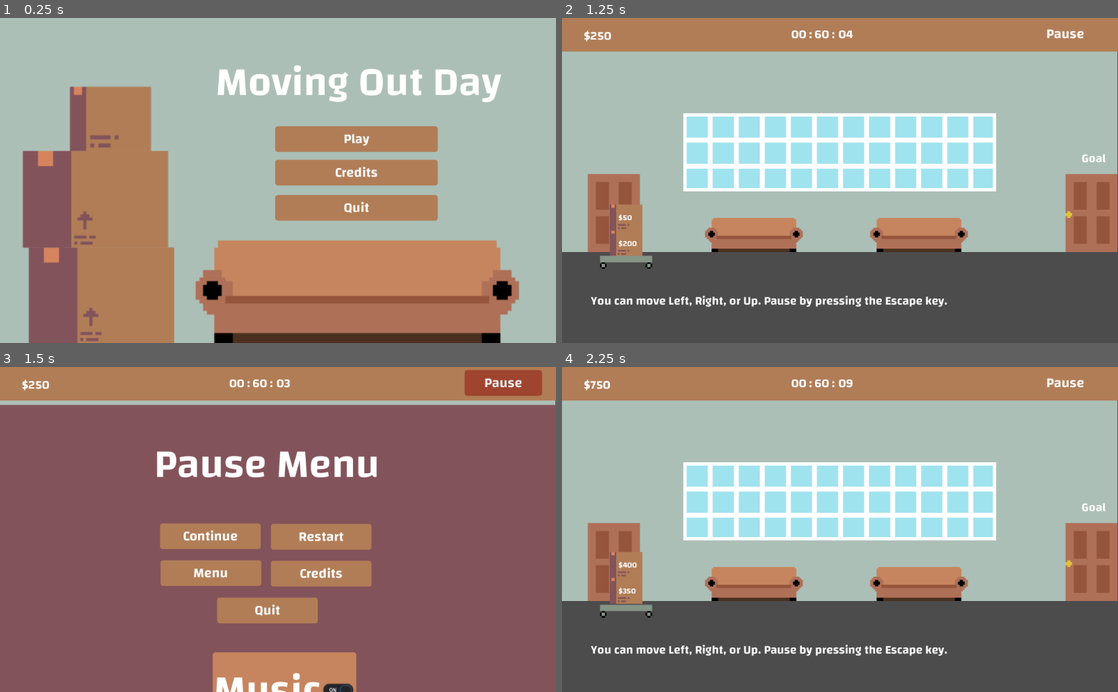
Above: before the commit, frames 1-4 (two rows, left to right).
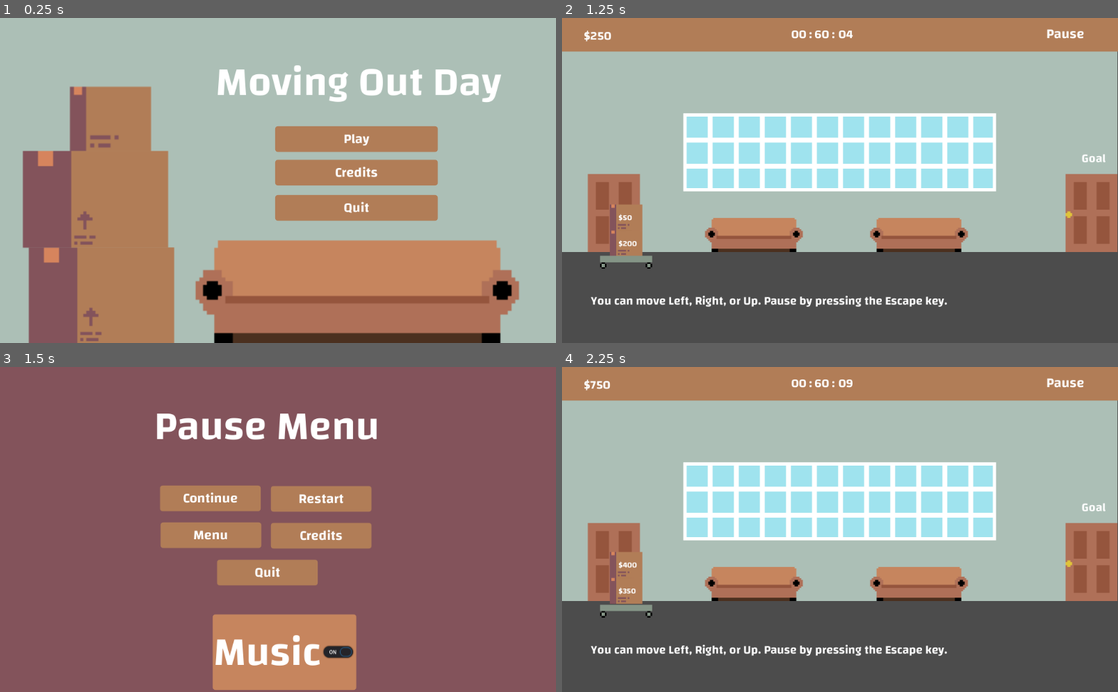
Above: after the commit, the same moments.

Repository: JMixson/moving-out-day
Game: Godot game, scene res://Scenes/Main Menu.tscn
Two runs of this game, one before a commit and one after it. Both use one fixed random seed, a clock stepped at 60 frames per second and the inputs below.
Inputs:
- Up to frame 1 (0.25 s): no input
- Up to frame 2 (1.25 s): click "Play" at 0.5 s
- Up to frame 3 (1.5 s): click "Pause" at 1.25 s
- Up to frame 4 (2.25 s): click "Restart" at 2 s

Frames 1-2 are identical in both runs. In frame 3, 25% of the frame differs, in the area x 0-100%, y 0-100%; in frame 4, nothing differs.

Commit message:
Update position of pause menu

Diff:
--- a/Scenes/Level 1.tscn
+++ b/Scenes/Level 1.tscn
@@ -117,8 +117,6 @@
 margin_bottom = -35.0
 
 [node name="Pause" parent="Menus" instance=ExtResource( 6 )]
-margin_top = 70.0
-margin_bottom = 70.0
 
 [node name="Node2D" type="Node2D" parent="."]
 
